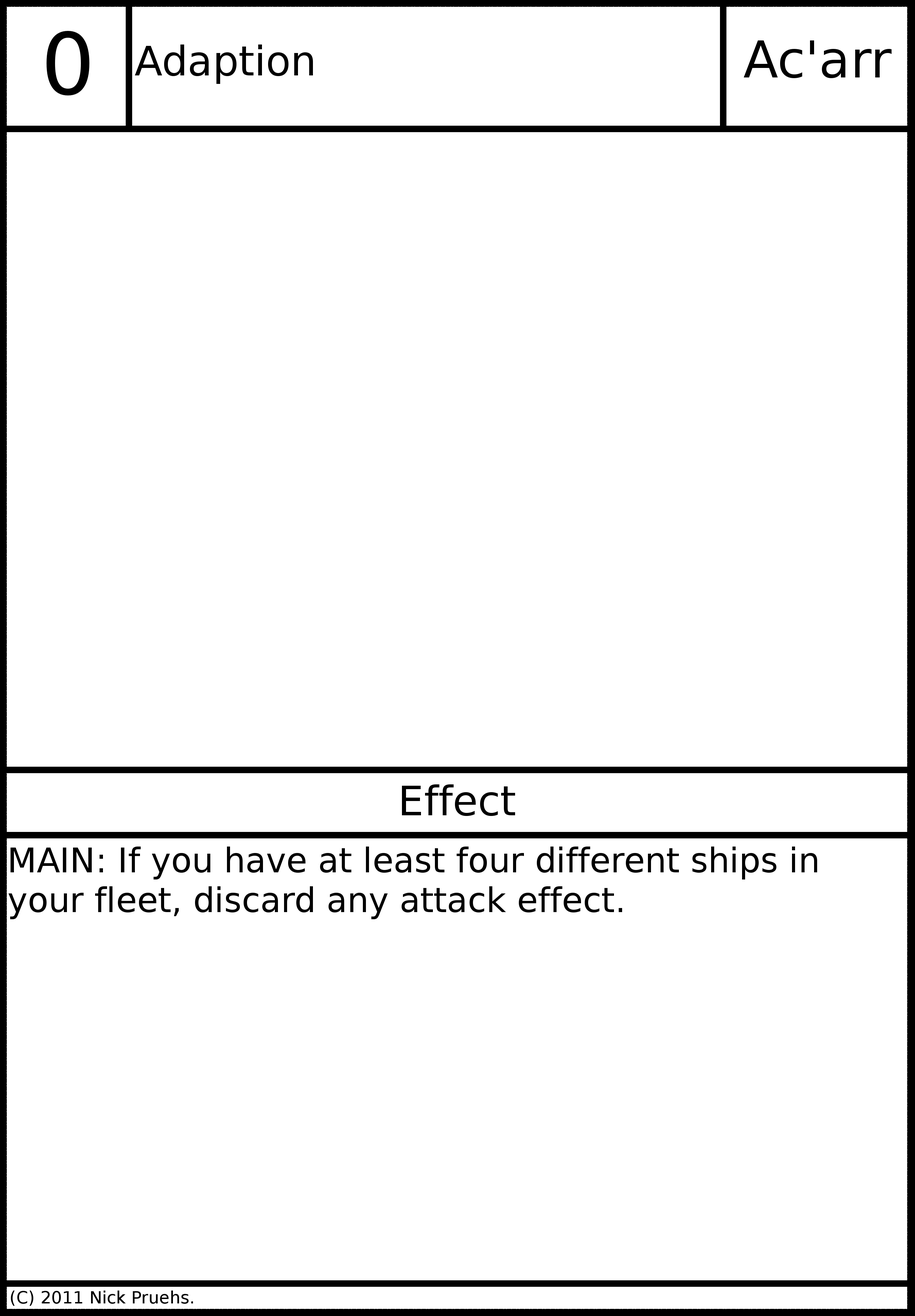
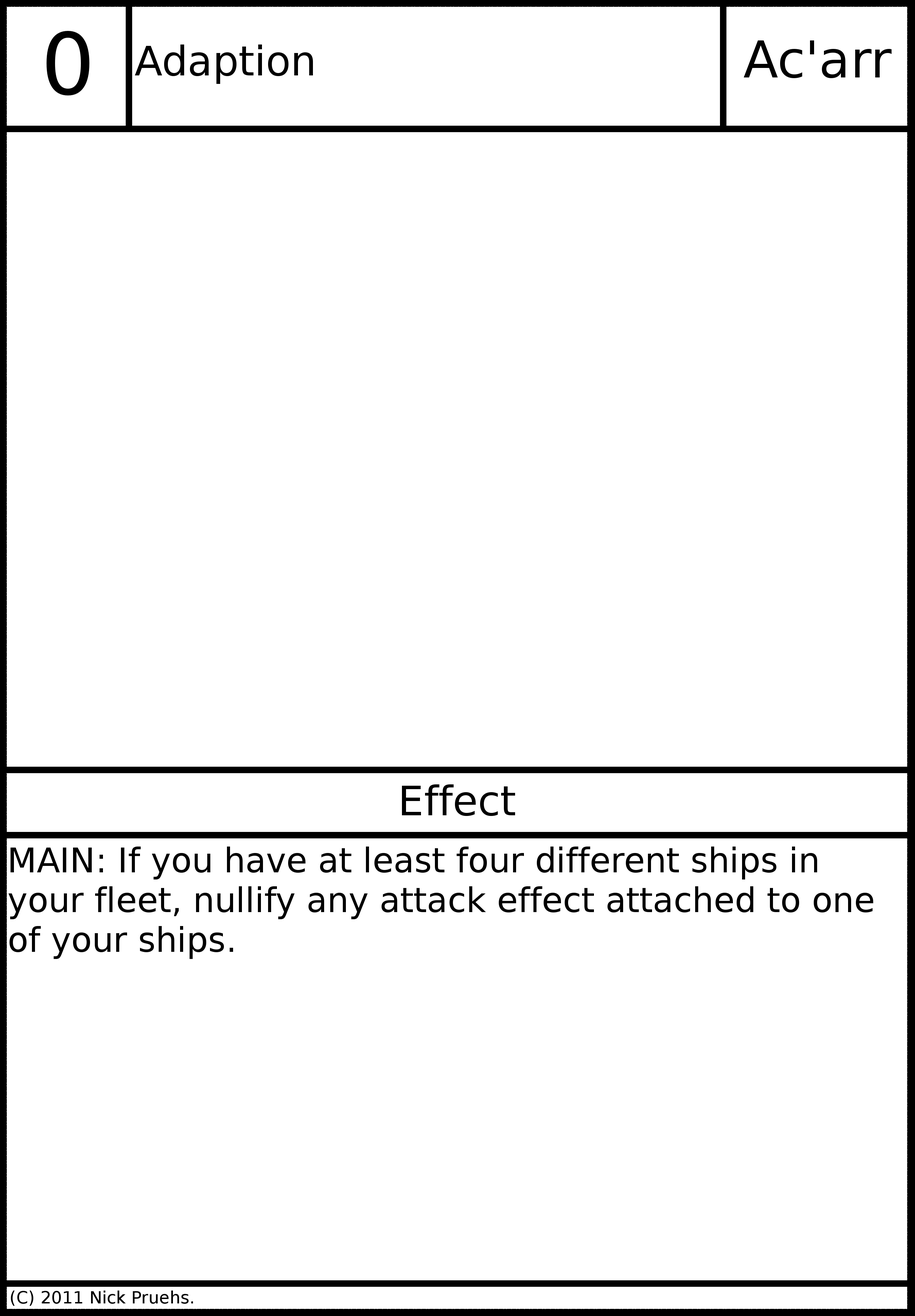
Revision of a layered 915 x 1316 image; what changed, layer by layer:
painted on "Card Text" over [9,886,873,959]
